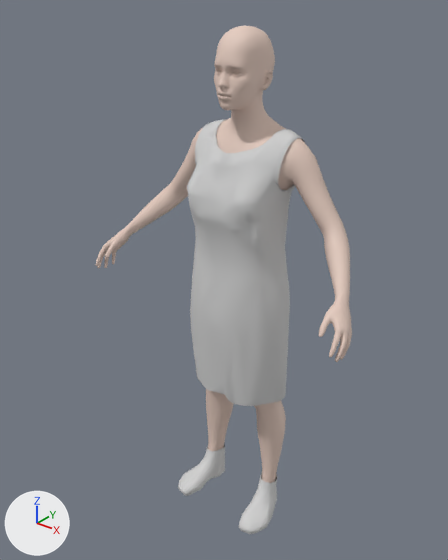
A saved change to the glTF model assets/people/mh/ines.dress-best.lod.glb.
Camera for both pictures: a camera (50 mm lens) standing at (1.114, -1.452, -0.299) and looking at (-0.051, 0.004, -1.201). The lights are fixed; the arrows at lower left show +X, +Y and +Z. The older version comes first. Where no turn or scale is listed for an object, it has been applied to the vertices. Vertices at exactly the same position are counted once.

Script lines for the objects in view, before the commit:
```python
me_body = bpy.data.meshes.new('body')
me_body.from_pydata(...)  # 2348 vertices, 4440 faces; spans x -0.489..0.486, y -0.191..0.148, z -2.101..-0.708
me_body.materials.append(mat_mh_skin_body)  # beige #e5cbbf
me_clothes_dressupdoc_balletflat1 = bpy.data.meshes.new('clothes:dressupdoc_balletflat1')
me_clothes_dressupdoc_balletflat1.from_pydata(...)  # 247 vertices, 415 faces; spans x -0.205..0.202, y -0.134..0.098, z -2.118..-1.978
me_clothes_dressupdoc_balletflat1.materials.append(mat_clothes_dressupdoc_balletflat1)  # light grey #d1d1d1
me_clothes_toigo_shift_dress = bpy.data.meshes.new('clothes:toigo_shift_dress')
me_clothes_toigo_shift_dress.from_pydata(...)  # 448 vertices, 689 faces; spans x -0.186..0.184, y -0.113..0.177, z -1.603..-0.694
me_clothes_toigo_shift_dress.materials.append(mat_clothes_toigo_shift_dress)  # light grey #d1d1d1
me_head = bpy.data.meshes.new('head')
me_head.from_pydata(...)  # 2516 vertices, 4984 faces; spans x -0.14..0.137, y -0.077..0.137, z -0.784..-0.415
me_head.materials.append(mat_mh_skin_head)  # beige #e5cbbf
ob_body = bpy.data.objects.new('body', me_body)
ob_body.location = (0.0, 0.0, 0.0)
ob_clothes_dressupdoc_balletflat1 = bpy.data.objects.new('clothes:dressupdoc_balletflat1', me_clothes_dressupdoc_balletflat1)
ob_clothes_dressupdoc_balletflat1.location = (0.0, 0.0, 0.0)
ob_clothes_toigo_shift_dress = bpy.data.objects.new('clothes:toigo_shift_dress', me_clothes_toigo_shift_dress)
ob_clothes_toigo_shift_dress.location = (0.0, 0.0, 0.0)
ob_head = bpy.data.objects.new('head', me_head)
ob_head.location = (0.0, 0.0, 0.0)
```
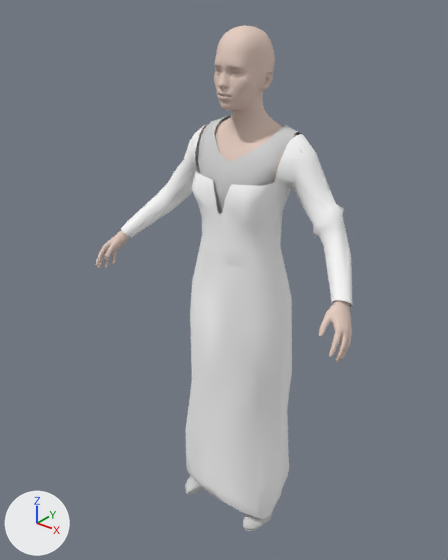
The newer file is also turned or shifted as a whole; pictures and numbers use the older file's frame.

Boxes [x1, y1, x2, y2] around the edits, measured in the pictures (448 x 560 px):
'clothes:mindfront_f_dress_09', added: after [121, 124, 352, 519]
'clothes:toigo_shift_dress', deleted: before [187, 119, 306, 406]
'clothes:elvs_ruffle_sleeve_peasant_blouse_1', added: after [197, 116, 301, 214]
'clothes:dressupdoc_balletflat1', deleted: before [178, 444, 277, 534]
'clothes:toigo_ankle_boots_female', added: after [185, 476, 273, 531]
part 1 of me_body, built on: before [128, 129, 350, 297]; after [197, 123, 303, 183]
part 2 of me_body, built on: before [208, 400, 286, 483]

Patch to the scene script:
```diff
--- a/assets/people/mh/ines.dress-best.lod.glb.py
+++ b/assets/people/mh/ines.dress-best.lod.glb.py
@@ me_body @@
-me_body.from_pydata(...)  # 2348 vertices, 4440 faces; spans x -0.489..0.486, y -0.191..0.148, z -2.101..-0.708
+me_body.from_pydata(...)  # 1745 vertices, 3228 faces; spans x -0.489..0.486, y -0.191..0.148, z -1.99..-0.708
+# me_body part 1: 13 vertices moved from x -0.158..0.178, y 0.003..0.124, z -0.876..-0.708 to x -0.158..0.177, y 0.006..0.122, z -0.872..-0.708; 353 vertices removed from x -0.428..0.426, y -0.064..0.148, z -1.087..-0.717; 19 vertices added at x -0.199..0.197, y -0.02..0.139, z -0.871..-0.718
+# me_body part 2: 303 vertices removed from x -0.196..0.193, y -0.102..0.106, z -2.101..-1.528; 17 vertices added at x -0.171..0.158, y -0.033..0.106, z -1.99..-1.453
+# other edits to the shape of me_body do not show in these pictures
 me_body.materials.append(mat_mh_skin_body)
@@ ob_clothes_dressupdoc_balletflat1 @@
-ob_clothes_dressupdoc_balletflat1 = bpy.data.objects.new('clothes:dressupdoc_balletflat1', me_clothes_dressupdoc_balletflat1)
@@ ob_clothes_toigo_shift_dress @@
-ob_clothes_toigo_shift_dress = bpy.data.objects.new('clothes:toigo_shift_dress', me_clothes_toigo_shift_dress)
@@ ob_clothes_toigo_ankle_boots_female @@
+ob_clothes_toigo_ankle_boots_female = bpy.data.objects.new('clothes:toigo_ankle_boots_female', me_clothes_toigo_ankle_boots_female)  # 637 vertices, 1236 faces; spans x -0.187..0.189, y 0.186..0.394, z -0.328..-0.167; in mat_clothes_toigo_ankle_boots_female (light grey #d1d1d1)
+ob_clothes_toigo_ankle_boots_female.location = (-0.003, -0.299, -1.8)
@@ ob_clothes_mindfront_f_dress_09 @@
+ob_clothes_mindfront_f_dress_09 = bpy.data.objects.new('clothes:mindfront_f_dress_09', me_clothes_mindfront_f_dress_09)  # 517 vertices, 819 faces; spans x -0.45..0.454, y 0.161..0.49, z -0.27..1.098; in mat_clothes_mindfront_f_dress_09 (white #ffffff)
+ob_clothes_mindfront_f_dress_09.location = (-0.003, -0.299, -1.8)
@@ ob_clothes_elvs_ruffle_sleeve_peasant_blouse_1 @@
+ob_clothes_elvs_ruffle_sleeve_peasant_blouse_1 = bpy.data.objects.new('clothes:elvs_ruffle_sleeve_peasant_blouse_1', me_clothes_elvs_ruffle_sleeve_peasant_blouse_1)  # 262 vertices, 441 faces; spans x -0.164..0.171, y 0.221..0.452, z 0.57..1.116; in mat_clothes_elvs_ruffle_sleeve_peasant_blouse_1 (light grey #d1d1d1)
+ob_clothes_elvs_ruffle_sleeve_peasant_blouse_1.location = (-0.003, -0.299, -1.8)
```
